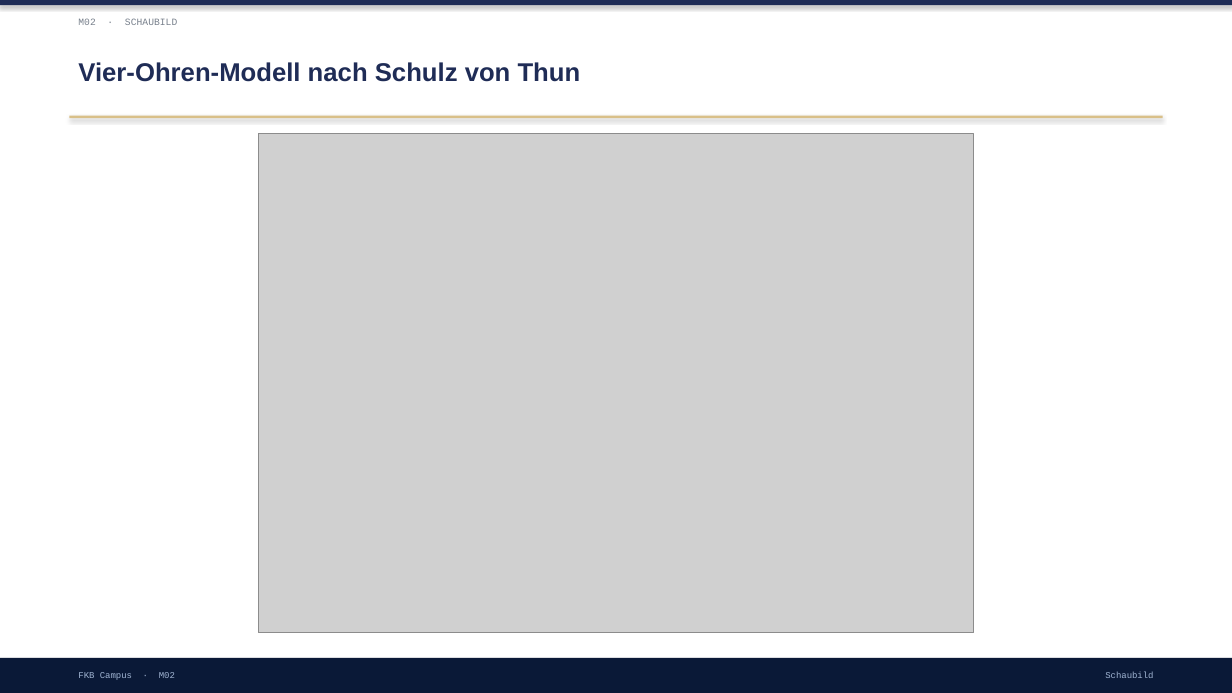
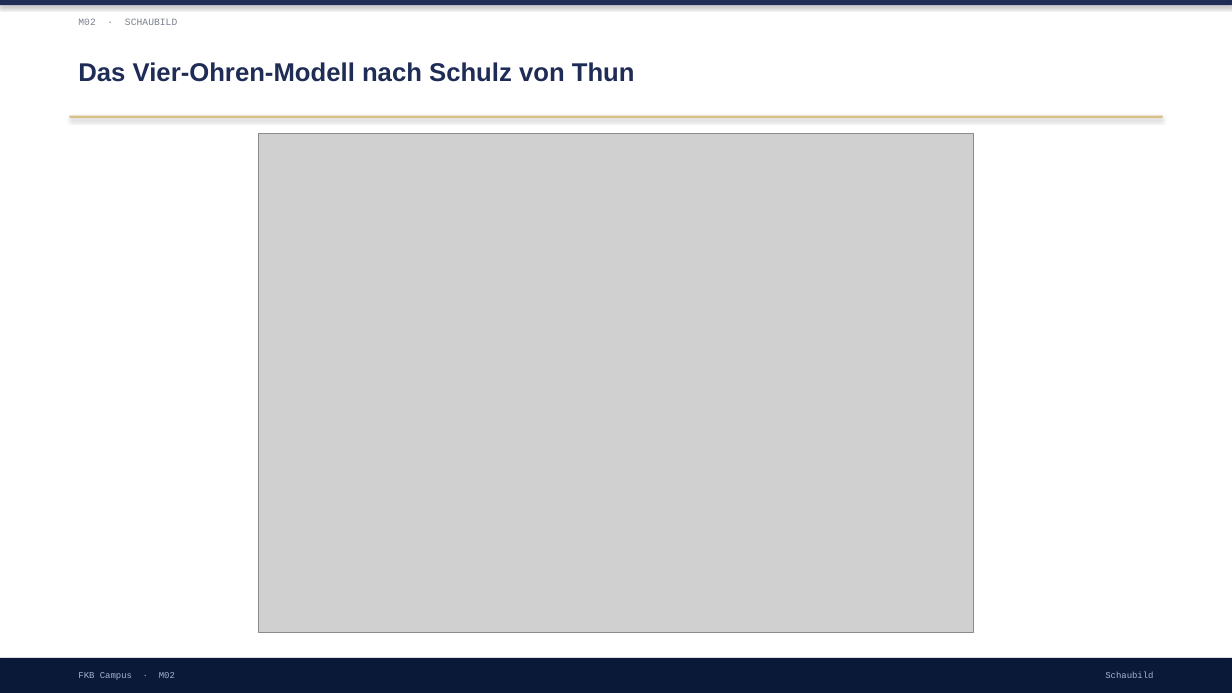
Before and after one commit to ck5rqc47pr-byte/firmenkundenakademie-online, a slide deck: slide 7 of protected-downloads/praesentation/M02.pptx (slide 6 before the commit). Drawn at 1232x693 pixels with LibreOffice and Linux fonts; fonts in the diff are those of the drawing; grey boxes stand for pictures. Boxes give left, top, right and bottom in pixels: in the first picture for what was removed or moved away, otherwise in the second. Text is boxed around its words. In the diff, an @@ line names an element or a change of style, - is before the commit and + after.

```diff
--- a/protected-downloads/praesentation/M02.pptx
+++ b/protected-downloads/praesentation/M02.pptx
@@ text at <box>78,62,635,82</box>: text changed @@
-Vier-Ohren-Modell nach Schulz von Thun
+Das Vier-Ohren-Modell nach Schulz von Thun
```
Also in this commit, not shown: 2 other slides changed, 6 slides added, 5 slides removed, 1 other file.
